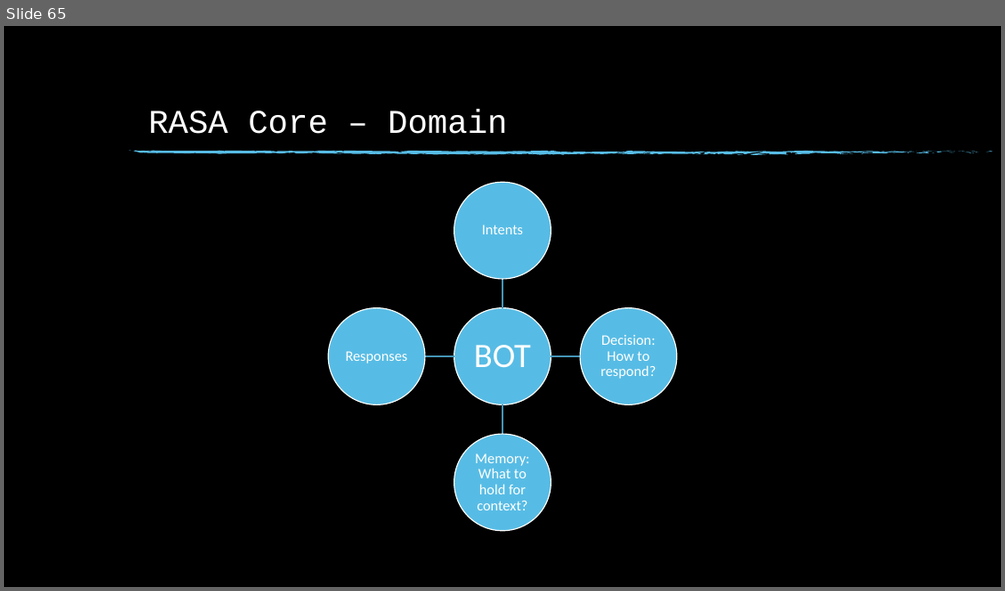
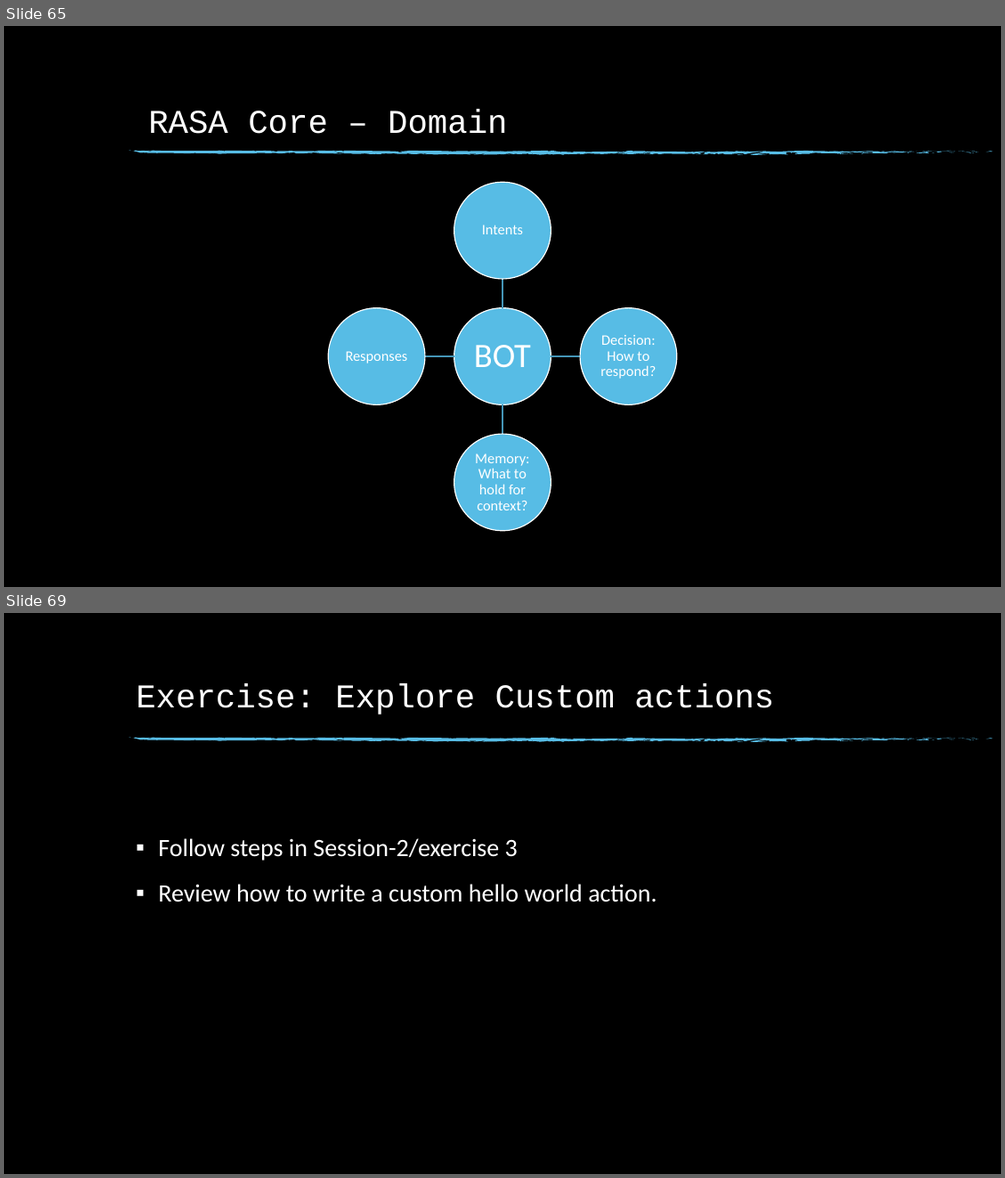
Before and after one commit to dinesh19aug/rasa-workshop, a slide deck: Natural Language Processing Workshop.pptx. Shown one above the other, each under a label of ours: slide 65 before the commit, slides 65 and 69 after it; the slides between them are not shown. The pictures are 1005x591 and 1005x1178 pixels, drawn with LibreOffice and Linux fonts; fonts in the diff are those of the drawing; background and template pictures are left out. Boxes give left, top, right and bottom in pixels: in the first picture for what was removed or moved away, otherwise in the second. Text is boxed around its words. In the diff, an @@ line names an element or a change of style, - is before the commit and + after.

Commit message:
Added exercise 3

```diff
--- a/Natural Language Processing Workshop.pptx
+++ b/Natural Language Processing Workshop.pptx
@@ slide 69 added at (4,613,1001,1174), background picture (left out); not listed: 74 template elements that a slide beside it also shows @@
@@ title added at (136,684,774,714), 32 pt, text #FFFFFF @@
+Exercise: Explore Custom actions
@@ text added at (158,838,656,902), 24 pt, text #FFFFFF @@
+▪ Follow steps in Session-2/exercise 3
+▪ Review how to write a custom hello world action.
```
Also in this commit, not shown: 1 slide changed, 2 other slides added, 28 other files.
